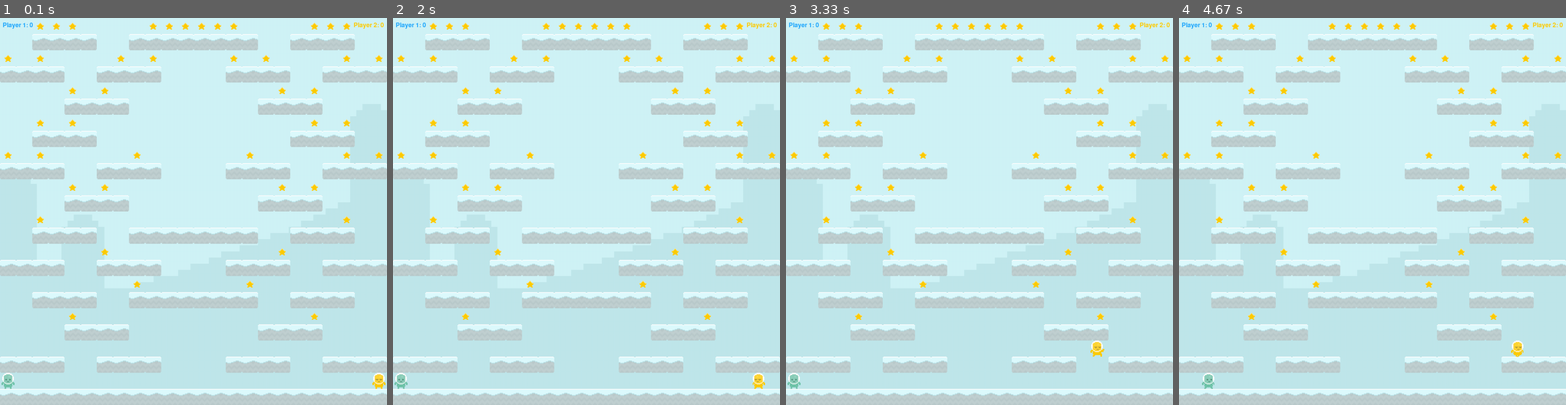
Above: before the commit, frames 1-4 (left to right).
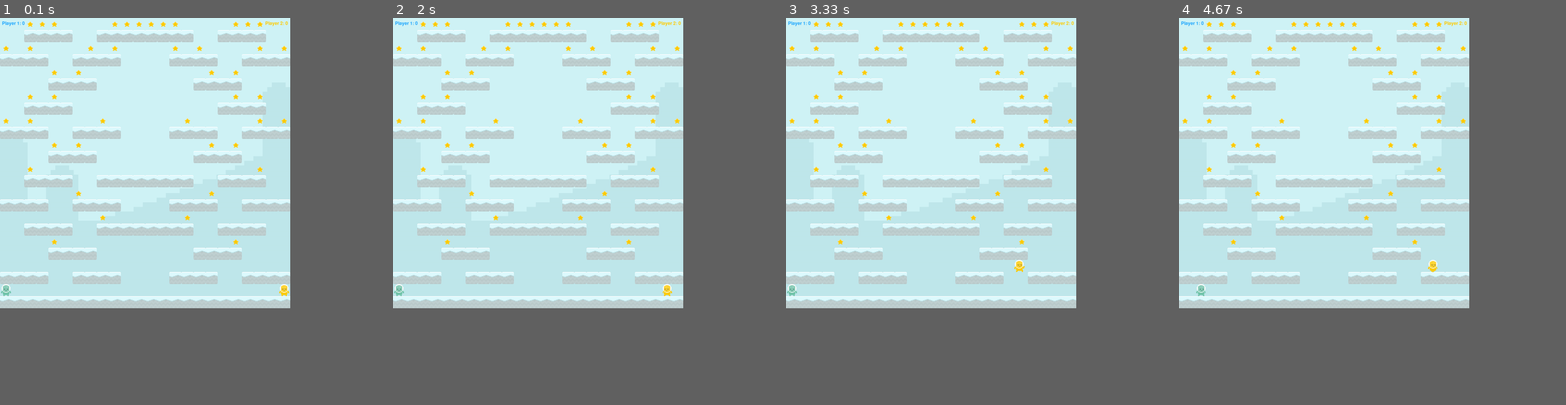
Above: after the commit, the same moments.

Repository: Dinarin/2d-platformer-pygame
Game: pygame game, started from main_game.py
Same seed, same stepped clock (60 frames per second), same inputs: the game is played once before the commit and once after it.
Inputs:
- Up to frame 1 (0.1 s): no input
- Up to frame 2 (2 s): hold Right 0.33-0.8 s; hold Up 0.83-1.3 s; hold Left from 1.83 s (still down)
- Up to frame 3 (3.33 s): release Left at 2.37 s; hold Left 2.4-2.8 s; hold Up 2.83-3.2 s; hold Right from 3.23 s (still down)
- Up to frame 4 (4.67 s): release Right at 3.87 s; hold Left 3.9-4.37 s; hold A 3.9-4.37 s; hold Right from 4.4 s (still down); hold D from 4.4 s (still down)
In our replay, the window is 800x800 before the commit and 600x600 after it. These sizes can differ from the game's own. Grey fills any space a smaller window leaves; there, only what the larger window draws over its background counts as a difference.

The runs differ from the first frame. In frame 1, 34% of the frame differs, in the area x 0-100%, y 0-100%; in frame 2, 34%; in frame 3, 34%; in frame 4, 34%.

Commit message:
added screen resolution check

Diff:
--- a/main_game.py
+++ b/main_game.py
@@ -13,7 +13,7 @@
 def start_game():
     # Assigning necessary values to variables.
     # Setting number variables.
-    screen_resolution = (800, 800)
+    screen_resolutions = [(300, 300), (400, 400), (600,600), (800, 800), (1008,1008)]
     resolution = (1008,1008)
     bg_color = (0,35,69)
     colorkey = (94,129,162)
@@ -55,6 +55,19 @@
     # Pygame begins.
     # Opening pygame window and writing window name.
     pygame.freetype.init()
+
+    # Initializing display and checking acceptable resolutions.
+    pygame.display.init()
+    screen_resolution = None
+    screen_info = pygame.display.Info()
+    for res in screen_resolutions:
+        if (screen_info.current_h >= res[0]+100):
+            screen_resolution = res
+    if screen_resolution is None:
+        raise Exception(("Screen resolution {}×{} px is too "\
+                "small.".format(screen_info.current_w, screen_info.current_h)))
+
+    # Creating window.
     screen = pygame.display.set_mode(screen_resolution)
     image = pygame.Surface(resolution)
     pygame.display.set_caption('Pygame platformer')
